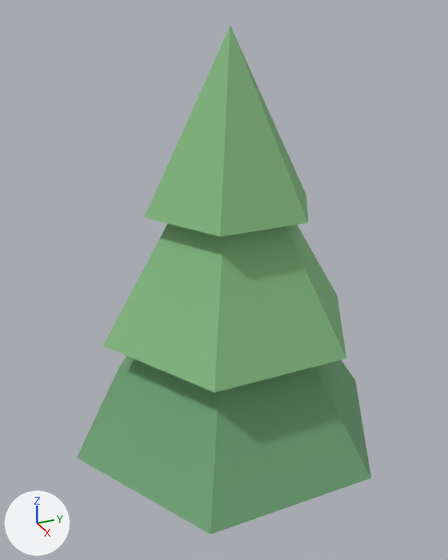
The FBX model unity/Assets/Art/Models/tree.fbx, before and after one commit.
One viewpoint serves both versions: a camera (50 mm lens) standing at (0.974, -0.45, 1.022) and looking at (-0.019, -0.003, 0.526). Every picture has the same lights, and +X, +Y and +Z are marked at lower left. The first picture is the older version. Where no turn or scale is listed for an object, it has been applied to the vertices.

Objects in the first picture: 'tree'.
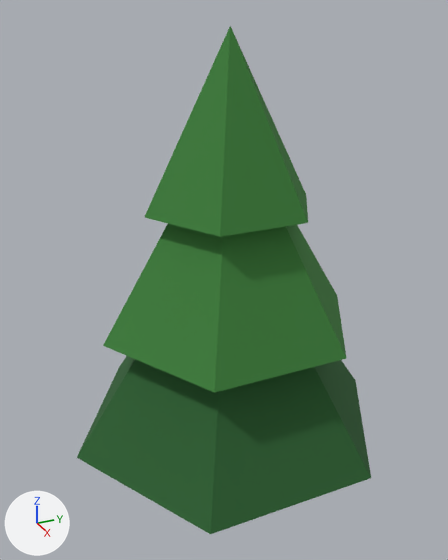
Boxes [x1, y1, x2, y2] around the edits, measured in the pictures (448 x 560 px):
'tree', recoloured (darker): [77, 26, 371, 534] in both

The change, as a list of edits to the scene's bpy script:
```text
Change mat_ev_leaf_dark:
    mat_ev_leaf_dark.base_color: (0.17, 0.38, 0.19) -> (0.0245, 0.119, 0.0301)  # green #73a679 -> dark green #2b6130
Change mat_ev_leaf:
    mat_ev_leaf.base_color: (0.24, 0.5, 0.23) -> (0.047, 0.214, 0.0432)  # green #86bc84 -> green #3d7f3b
```
